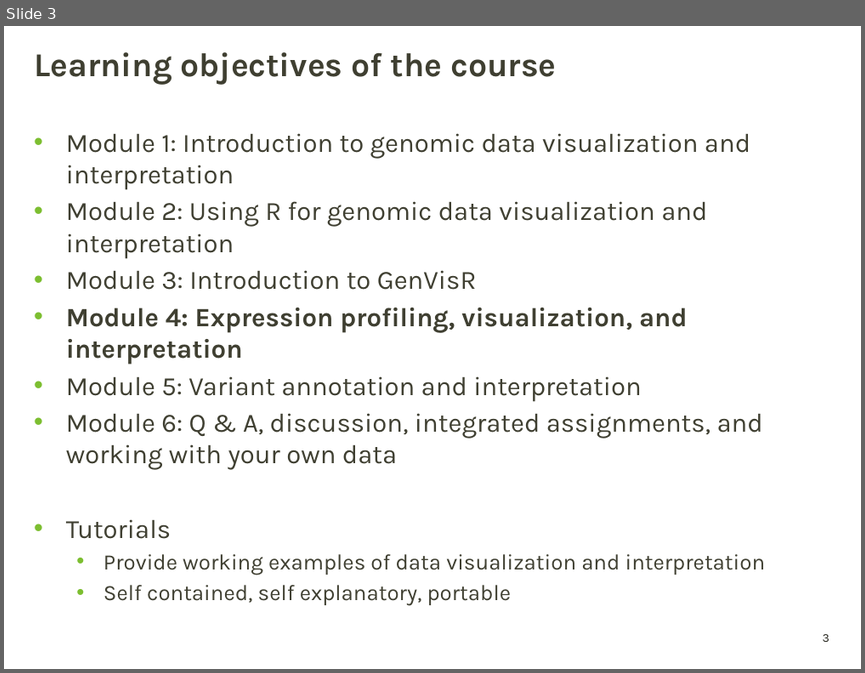
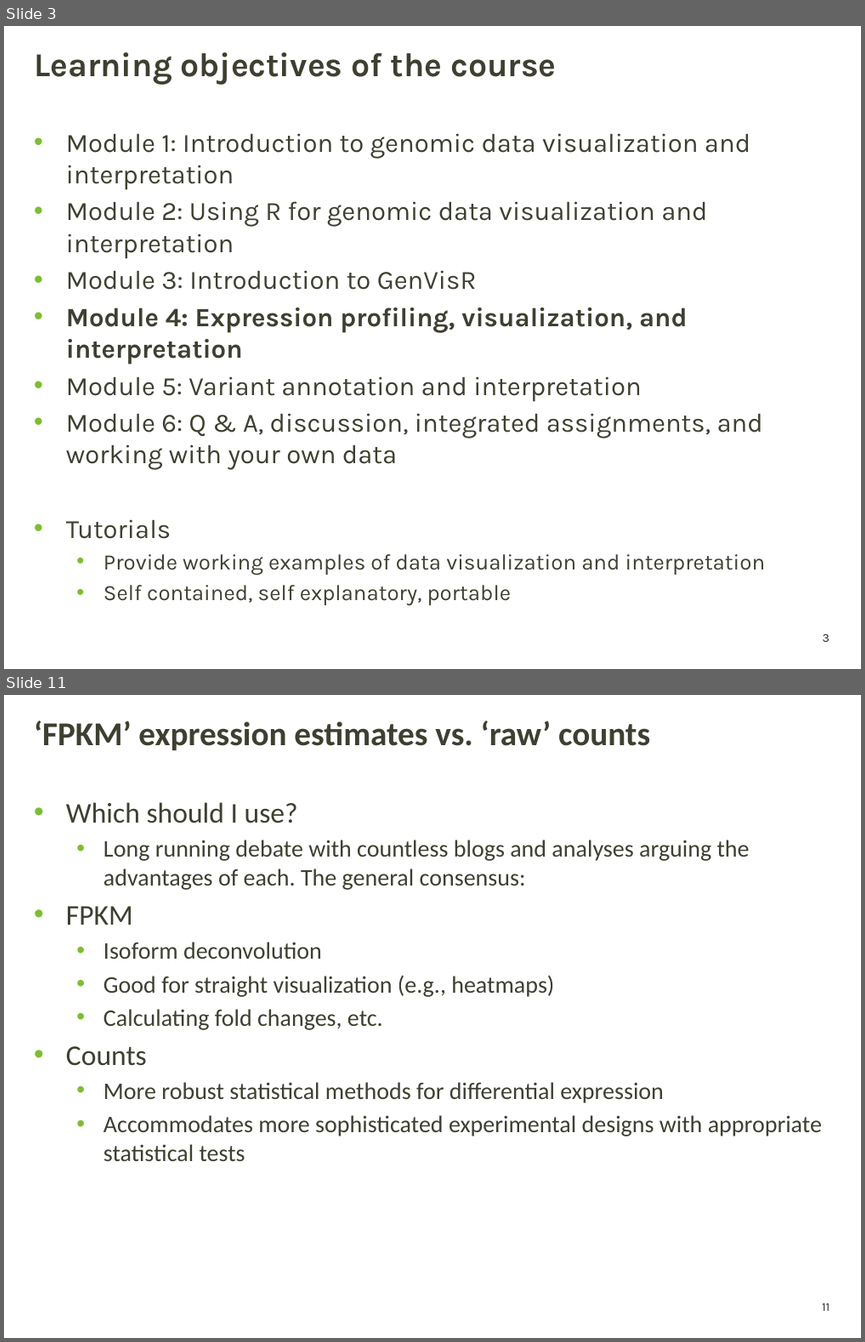
Before and after one commit to griffithlab/genviz.org, a slide deck: lectures/GenViz_Module4_Lecture.pptx. Shown one above the other, each under a label of ours: slide 3 before the commit, slides 3 and 11 after it; the slides between them are not shown. The pictures are 865x673 and 865x1342 pixels, drawn with LibreOffice and Linux fonts; fonts in the diff are those of the drawing; background and template pictures are left out. Boxes give left, top, right and bottom in pixels: in the first picture for what was removed or moved away, otherwise in the second. Text is boxed around its words. In the diff, an @@ line names an element or a change of style, - is before the commit and + after.

Commit message:
added expression lecture

```diff
--- a/lectures/GenViz_Module4_Lecture.pptx
+++ b/lectures/GenViz_Module4_Lecture.pptx
@@ slide 11 added at bbox=[4, 695, 861, 1338], background picture (left out); not listed: 1 template element that a slide beside it also shows @@
@@ title added at bbox=[34, 721, 650, 750], 28 pt, text #3F3F32, bold @@
+‘FPKM’ expression estimates vs. ‘raw’ counts
@@ text added at bbox=[66, 802, 822, 1161], 20 pt, text #3F3F32 @@
+• Which should I use?
+  • Long running debate with countless blogs and analyses arguing the advantages of each. The general consensus:
+• FPKM
+  • Isoform deconvolution
+  • Good for straight visualization (e.g., heatmaps)
+  • Calculating fold changes, etc.
+• Counts
+  • More robust statistical methods for differential expression
+  • Accommodates more sophisticated experimental designs with appropriate statistical tests
```
Also in this commit, not shown: 1 slide changed, 8 other slides added, 1 other file.
